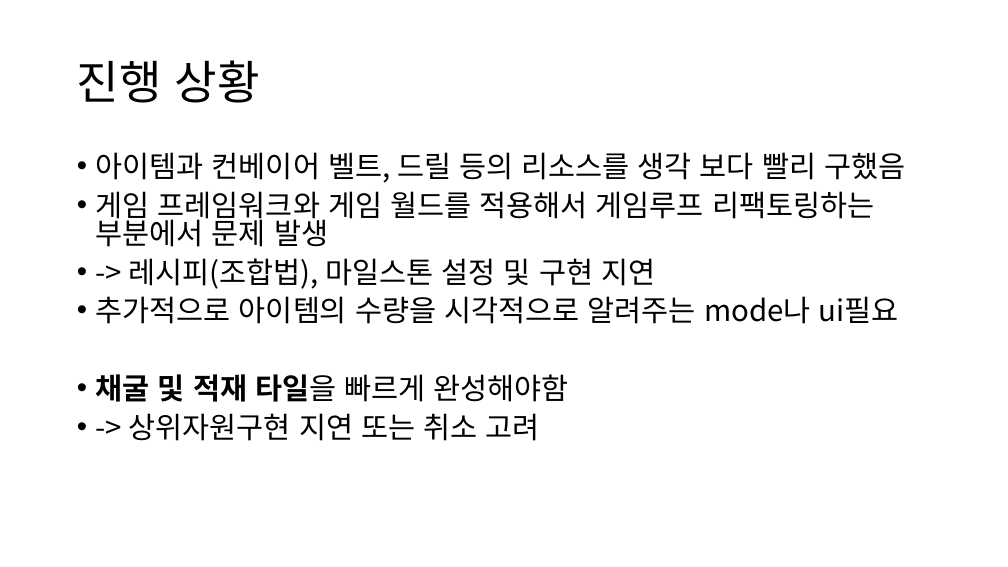
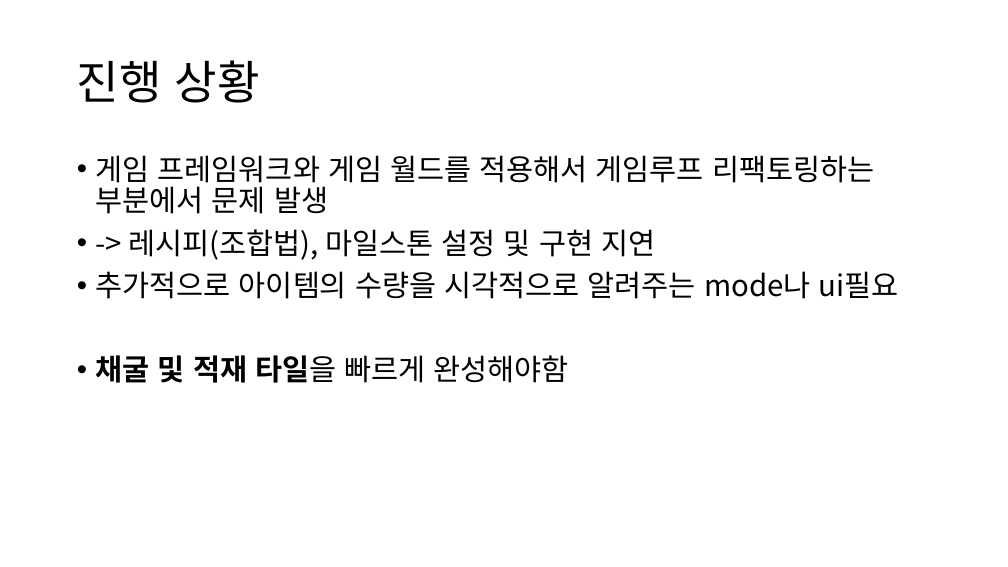
Before and after one commit to pkj7323/2DGP_Project, a slide deck: slide 4 of PPT/2d 게임프로그래밍 2차 발표.pptx (slide 3 before the commit). Drawn at 1008x567 pixels with LibreOffice and Linux fonts; fonts in the diff are those of the drawing. Boxes give left, top, right and bottom in pixels: in the first picture for what was removed or moved away, otherwise in the second. Text is boxed around its words. In the diff, an @@ line names an element or a change of style, - is before the commit and + after.

```diff
--- a/PPT/2d 게임프로그래밍 2차 발표.pptx
+++ b/PPT/2d 게임프로그래밍 2차 발표.pptx
@@ text "게임 프레임워크와 게임 월드를 적용해서 ..." at [96,155,899,383]: line spacing 0.8 to 0.9 @@
@@ text at [96,152,905,183]: paragraph removed @@
-• 아이템과 컨베이어 벨트, 드릴 등의 리소스를 생각 보다 빨리 구했음
@@ text at [129,413,540,441]: paragraph removed @@
-• -> 상위자원구현 지연 또는 취소 고려
```
Also in this commit, not shown: 1 slide added, 1 other file.
